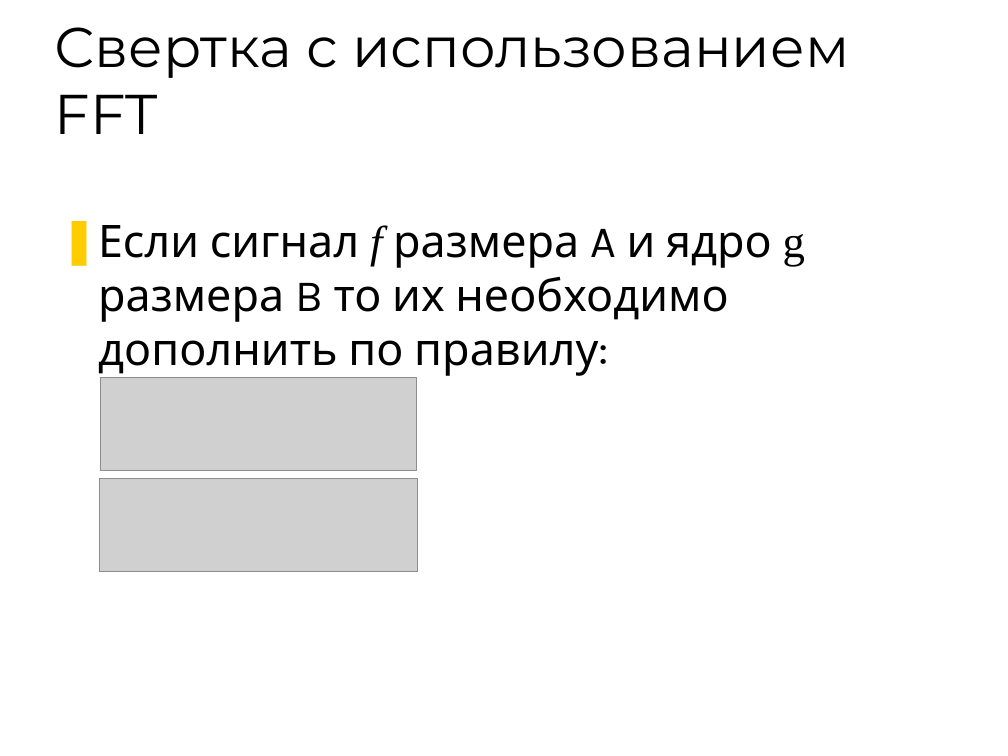
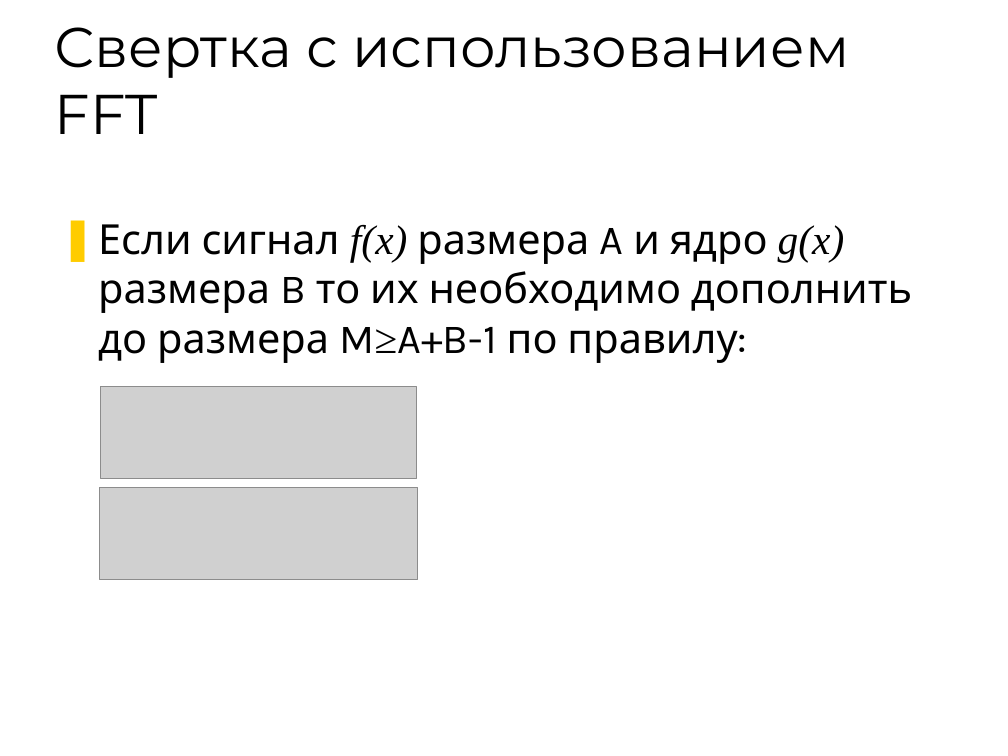
Before and after one commit to 7633/msu-cuda-course, a slide deck: slide 12 of Assignments/2/Assignment - 2.ppt. Drawn at 1008x756 pixels with LibreOffice and Linux fonts; fonts in the diff are those of the drawing; grey boxes stand for pictures; background and template pictures are left out. Boxes give left, top, right and bottom in pixels: in the first picture for what was removed or moved away, otherwise in the second. Text is boxed around its words. In the diff, an @@ line names an element or a change of style, - is before the commit and + after.

Commit message:
[~] edit

```diff
--- a/Assignments/2/Assignment - 2.ppt
+++ b/Assignments/2/Assignment - 2.ppt
@@ text at box(98, 224, 912, 363): text changed; size 32 to 29.6 pt @@
-❚ Если сигнал f размера A и ядро g размера B то их необходимо дополнить по правилу:
+❚ Если сигнал f(x) размера A и ядро g(x) размера B то их необходимо дополнить до размера M≥A+B-1 по правилу:
@@ picture: place and size @@
-picture at box(101, 378, 416, 471)
+picture at box(101, 386, 416, 479)
@@ picture: place and size @@
-picture at box(100, 479, 418, 572)
+picture at box(100, 487, 418, 580)
```
